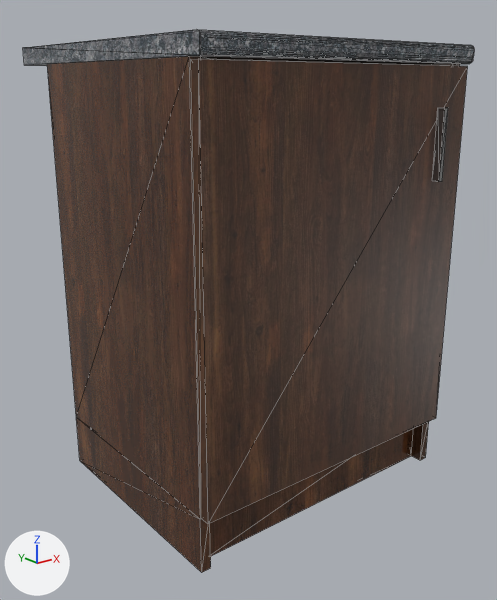
One commit to the glTF model public/models/szekreny_alap.glb: the scene before it, then after it.
Camera for both pictures: a 50 mm camera at (-0.838, -1.077, 0.784) aimed at (0.005, -0.023, 0.363). Lighting does not change. The marker at lower left points along +X, +Y and +Z. Mesh edges are drawn as thin lines. Where no turn or scale is listed for an object, it has been applied to the vertices.

Script lines for the objects in view, before the commit:
```python
ob_mesh_ajto_sima_balos = bpy.data.objects.new('MESH_Ajto_Sima_Balos', me_mesh_ajto_sima_balos)
ob_mesh_ajto_sima_balos.location = (0.008, -0.278, 0.105)
ob_mesh_fogantyu_hosszukas = bpy.data.objects.new('MESH_Fogantyu_hosszukas', me_mesh_fogantyu_hosszukas)
ob_mesh_fogantyu_hosszukas.location = (0.232, -0.288, 0.679)
ob_mesh_korpusz_alap = bpy.data.objects.new('MESH_Korpusz_Alap', me_mesh_korpusz_alap)
ob_mesh_korpusz_alap.location = (0.298, -0.037, 0.105)
ob_mesh_labazat_standard = bpy.data.objects.new('MESH_Labazat_Standard', me_mesh_labazat_standard)
ob_mesh_labazat_standard.location = (0.298, -0.037, 0.0)
ob_mesh_munkapult_standard = bpy.data.objects.new('MESH_Munkapult_Standard', me_mesh_munkapult_standard)
ob_mesh_munkapult_standard.location = (0.008, 0.003, 0.82)
```
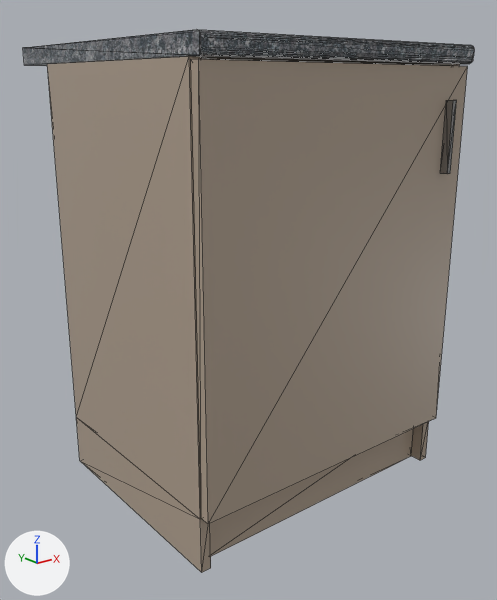
Patch to the scene script:
```diff
--- a/public/models/szekreny_alap.glb.py
+++ b/public/models/szekreny_alap.glb.py
@@ mat_node1 @@
 mat_node1 = principled_material('node1')
-mat_node1.texture = img_mat_frontokbasecolortexture_jpeg
+mat_node1.base_color = (0.431, 0.349, 0.272)  # beige #af9f8e
 mat_node1.roughness = 0.46
@@ mat_node1_001 @@
 mat_node1_001 = principled_material('node1.001')
-mat_node1_001.texture = img_mat_korpuszbasecolortexture_jpeg
+mat_node1_001.base_color = (0.431, 0.349, 0.272)  # beige #af9f8e
 mat_node1_001.roughness = 0.0
@@ ob_mesh_fogantyu_hosszukas @@
 ob_mesh_fogantyu_hosszukas = bpy.data.objects.new('MESH_Fogantyu_hosszukas', me_mesh_fogantyu_hosszukas)
-ob_mesh_fogantyu_hosszukas.location = (0.232, -0.288, 0.679)
+ob_mesh_fogantyu_hosszukas.location = (0.255, -0.288, 0.692)
```

Changed parts and their boxes (x1, y1, x2, y2) in the pictures (497 x 600 px):
'MESH_Ajto_Sima_Balos', surface changed: (191, 59, 468, 524) in both
'MESH_Korpusz_Alap', surface changed: (47, 56, 460, 519) in both
'MESH_Labazat_Standard', surface changed: (76, 418, 429, 573) in both
'MESH_Fogantyu_hosszukas', moved: before (432, 108, 448, 182); after (440, 100, 457, 174)
